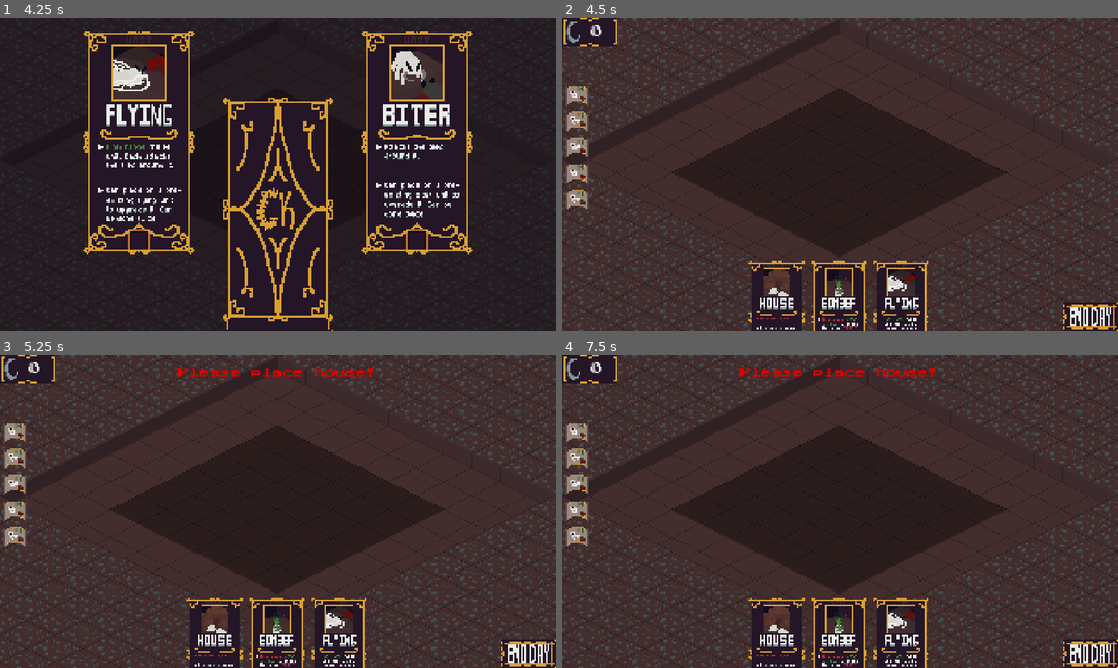
Above: before the commit, frames 1-4 (two rows, left to right).
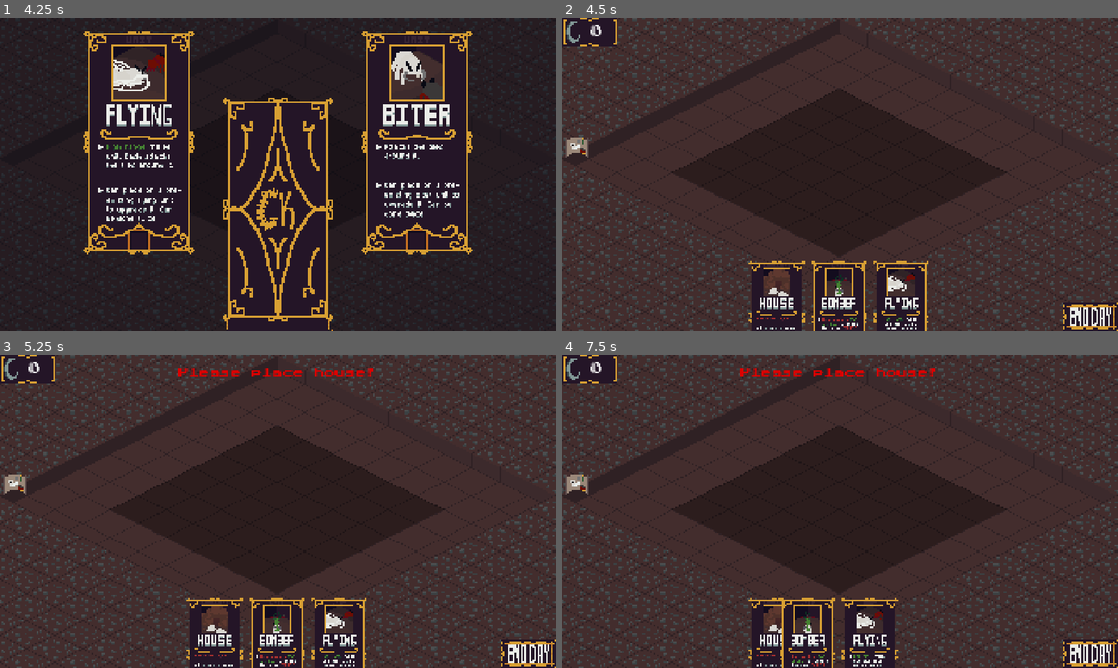
Above: after the commit, the same moments.

Repository: LogCheung/Critterking
Game: Godot game, scene res://World/Scenes/world.tscn
Two runs of this game, one before a commit and one after it. Both use one fixed random seed, a clock stepped at 60 frames per second and the inputs below.
Inputs (mouse positions are in pixels of both pictures, inside the frame that each line leads up to):
- Up to frame 1 (4.25 s): click (500, 58) at 0.5 s; tap Enter (ui_accept) at 1.25, 1.52 s; move the mouse to (400, 158) at 1.27 s; press the mouse at (400, 158) at 1.28 s; release the mouse at (400, 158) at 2 s; click (272, 215) at 2 s; click (139, 143) at 2.77 s; click (272, 215) at 3.5 s
- Up to frame 2 (4.5 s): click (701, 143) at 4.27 s
- Up to frame 3 (5.25 s): click (528, 652) at 5 s
- Up to frame 4 (7.5 s): click (1090, 652) at 5.75 s; click (1090, 652) at 6.5 s; click (778, 655) at 7.27 s

Frame 1 is identical in both runs. In frame 2, 0.8% of the frame differs, in the area x 0-5%, y 21-62%; in frame 3, 0.8%; in frame 4, 4.5%, in the area x 0-66%, y 21-100%.

Commit message:
decree hovers, bugfixes

Diff:
--- a/minibadkings/TileMap/Scenes/tile_world.tscn
+++ b/minibadkings/TileMap/Scenes/tile_world.tscn
@@ -99,9 +99,7 @@
 2:3/0/texture_origin = Vector2i(0, -16)
 2:3/0/terrain_set = 0
 2:3/0/terrain = 0
-2:3/0/terrains_peering_bit/bottom_right_side = 0
-2:3/0/terrains_peering_bit/bottom_left_side = 0
-2:3/0/terrains_peering_bit/top_left_side = 0
+2:3/0/terrains_peering_bit/top_right_side = 0
 3:3/0 = 0
 3:3/0/texture_origin = Vector2i(0, -16)
 3:3/0/terrain_set = 0
@@ -147,7 +145,6 @@
 tile_set = SubResource("TileSet_c7ucq")
 
 [node name="ActiveHover" type="TileMapLayer" parent="."]
-visible = false
 z_index = 1
 tile_set = SubResource("TileSet_jb8ou")
 
--- a/minibadkings/TileMap/Scripts/tile_world.gd
+++ b/minibadkings/TileMap/Scripts/tile_world.gd
@@ -1,5 +1,7 @@
 extends Node2D
 class_name TileWorld
+
+@export var activeDecree : Decree.TYPE
 
 @onready var ground : TileMapLayer = $Ground
 @onready var hover : TileMapLayer = $Hover
@@ -8,6 +10,8 @@
 @onready var active_hover: TileMapLayer = $ActiveHover
 @onready var unit_groups : Array
 
+
+var using_decree : bool
 var wall_tiles : Array
 var start_wall_tiles : Array
 var unit_tiles : Array
@@ -23,7 +27,8 @@
 func _process(delta: float) -> void:
 	for cell in active_hover.get_used_cells():
 		active_hover.set_cell(cell,-1)
-	pass
+	handle_decree()
+	using_decree = activeDecree != Decree.TYPE.NONE
 
 func handle_navigable_cells() -> void:
 	# reset
@@ -135,3 +140,48 @@
 	find_outskirt_tiles()
 	handle_navigable_cells()
 	limit_colliding_walls()
+
+func handle_decree() -> void:
+	# handle size of affected area and action (maybe)
+	var mousePos = get_global_mouse_position()
+	var mouseTile = active_hover.local_to_map(mousePos + Vector2(8,8))
+	var hoveringTiles : Array
+
+	# preconditons
+	if !ground.get_used_cells().has(mouseTile) : return
+
+	# handle hover
+	match activeDecree:
+		Decree.TYPE.NONE:
+			return
+		Decree.TYPE.INSPIRATION, Decree.TYPE.CONSTRUCTION:
+			add_hover_tiles(1,2,mouseTile) # 3x3 area
+		Decree.TYPE.DECARE, Decree.TYPE.DEFENSE, Decree.TYPE.WAR, Decree.TYPE.MASTERY:
+			add_hover_tiles(1,1,mouseTile) # 2x2
+		Decree.TYPE.RECON:
+			# Global
+			pass
+		Decree.TYPE.RENOVATE:
+			# highlight buildings, no hover
+			pass
+		Decree.TYPE.CONSCRIPTION:
+			# highlight buildings, no hover
+			pass
+		Decree.TYPE.INFLUENCE:
+			# Highlight enemy units, no hover
+			pass
+
+	# handle input
+	if using_decree and Input.is_action_just_released("select"):
+		activeDecree = Decree.TYPE.NONE
+
+	if using_decree and Input.is_action_just_released("cancel"):
+		activeDecree = Decree.TYPE.NONE
+
+func add_hover_tiles(from : int, to : int,startPos : Vector2i) -> void:
+	var hoveringTiles : Array
+	for x in range(startPos.x - from,startPos.x + to ):
+		for y in range(startPos.y - from,startPos.y + to ):
+			hoveringTiles.append(Vector2i(x,y))
+
+	active_hover.set_cells_terrain_connect(hoveringTiles,0,0)
--- a/minibadkings/UI/Scenes/decree.tscn
+++ b/minibadkings/UI/Scenes/decree.tscn
@@ -3,15 +3,16 @@
 [ext_resource type="Script" uid="uid://csaqv2adjje2f" path="res://UI/Scripts/decree.gd" id="1_e1hmt"]
 [ext_resource type="Texture2D" uid="uid://sdy5sp6pb1jv" path="res://UI/Assets/decrees/conscriptionIco.png" id="2_l0dgt"]
 
-[node name="Decree" type="Control"]
+[node name="Decree" type="Button"]
 custom_minimum_size = Vector2(32, 26)
-layout_mode = 3
-anchors_preset = 0
 offset_left = -16.0
 offset_top = -16.0
 offset_right = 16.0
 offset_bottom = 10.0
+focus_mode = 0
+flat = true
 script = ExtResource("1_e1hmt")
+type = 4
 
 [node name="ConscriptionIco" type="Sprite2D" parent="."]
 texture = ExtResource("2_l0dgt")
@@ -19,3 +20,4 @@
 
 [connection signal="mouse_entered" from="." to="." method="_on_mouse_entered"]
 [connection signal="mouse_exited" from="." to="." method="_on_mouse_exited"]
+[connection signal="pressed" from="." to="." method="_on_pressed"]
--- a/minibadkings/UI/Scenes/ui.tscn
+++ b/minibadkings/UI/Scenes/ui.tscn
@@ -539,6 +539,7 @@
 offset_bottom = 188.0
 grow_horizontal = 0
 grow_vertical = 2
+mouse_filter = 2
 
 [node name="VBoxContainer" type="VBoxContainer" parent="Decrees"]
 layout_mode = 0
@@ -547,22 +548,11 @@
 offset_right = 34.0
 offset_bottom = 170.00002
 scale = Vector2(2.5, 2.5)
+mouse_filter = 2
 theme_override_constants/separation = 10
 alignment = 1
 
 [node name="Decree" parent="Decrees/VBoxContainer" instance=ExtResource("7_gu1s8")]
-layout_mode = 2
-
-[node name="Decree2" parent="Decrees/VBoxContainer" instance=ExtResource("7_gu1s8")]
-layout_mode = 2
-
-[node name="Decree3" parent="Decrees/VBoxContainer" instance=ExtResource("7_gu1s8")]
-layout_mode = 2
-
-[node name="Decree4" parent="Decrees/VBoxContainer" instance=ExtResource("7_gu1s8")]
-layout_mode = 2
-
-[node name="Decree5" parent="Decrees/VBoxContainer" instance=ExtResource("7_gu1s8")]
 layout_mode = 2
 
 [node name="Hand" type="Control" parent="."]
--- a/minibadkings/UI/Scripts/card.gd
+++ b/minibadkings/UI/Scripts/card.gd
@@ -60,7 +60,7 @@
 
 func handle_drag() -> void:
 	if refreshing :
-		await get_tree().create_timer(.3).timeout
+		await get_tree().create_timer(.05).timeout
 		default_position = position
 		refreshing = false
 		return
@@ -102,6 +102,7 @@
 
 	if Input.is_action_just_pressed("cancel"):
 		set_to_default()
+		ui.refresh_positions()
 
 func set_to_default() -> void:
 	sprite_2d.scale = Vector2(1.0,1.0)
@@ -114,6 +115,7 @@
 
 	selected = false
 	is_under_mouse = false
+
 
 func plop() -> void:
 	tileWorld.handle_navigable_cells()
@@ -143,6 +145,7 @@
 		sprite_2d.scale = Vector2(1.0,1.0)
 		position = default_position
 		selected = false
+		ui.refresh_positions()
 	tileWorld.handle_navigable_cells()
 
 func remove_self() -> void:
@@ -152,7 +155,6 @@
 	selected = false
 	Global.cardsInHand.remove_at(Global.cardsInHand.find(self))
 	queue_free()
-	ui.refresh_positions()
 
 func plop_building() -> void:
 	if type == CARDTYPE.DESTROY :
--- a/minibadkings/UI/Scripts/decree.gd
+++ b/minibadkings/UI/Scripts/decree.gd
@@ -2,15 +2,16 @@
 class_name Decree
 
 enum TYPE  {
-	INSPIRATION, DECARE, RECON, DEFENSE, RENOVATE, WAR,
+	NONE, INSPIRATION, DECARE, RECON, DEFENSE, RENOVATE, WAR,
 	CONSCRIPTION, MASTERY, INFLUENCE, CONSTRUCTION
 }
 
 @export var type : TYPE
 
+@onready var sprite: Sprite2D = $ConscriptionIco
+@onready var tile : TileWorld = get_tree().get_first_node_in_group("TILEWORLD")
+
 var under_mouse : bool = false
-
-@onready var sprite: Sprite2D = $ConscriptionIco
 
 func _ready() -> void:
 	match_sprite()
@@ -22,13 +23,16 @@
 	sprite.material = preload("res://Units/Shaders/houseHighlight.tres")
 	pass # Replace with function body.
 
-
 func _on_mouse_exited() -> void:
 	under_mouse = false
 	sprite.material = null
 	custom_minimum_size /= 1.5
 	sprite.scale = Vector2(1,1)
+
 	pass # Replace with function body.
+
+func _on_pressed() -> void:
+	tile.activeDecree = type
 
 func match_sprite() -> void:
 	match type:
--- a/minibadkings/UI/Scripts/ui.gd
+++ b/minibadkings/UI/Scripts/ui.gd
@@ -25,6 +25,7 @@
 var rolltype : Card.ROLLTYPE
 var extraRolls : int = 0
 var rollingExtraTime : bool = false
+var displaying_cards : bool = false
 
 var dispatchAmt = 0
 var dispatchLimit = 1
@@ -81,6 +82,7 @@
 
 func display_cards(display : bool) -> void:
 	# after deck of cards is clicked and frame 18 of the anim
+	displaying_cards = true
 	var cardSprites = get_tree().get_nodes_in_group("CARD")
 	for card : Card in cardSprites:
 		if !card.for_show : continue
@@ -96,6 +98,7 @@
 	rollArray.pop_front()
 	if rollArray.size() > 0:
 		cards.show()
+		displaying_cards = false
 		return
 
 	cards.hide()
@@ -103,6 +106,7 @@
 	end_turn.show()
 	decrees.show()
 	night_counter.show()
+	displaying_cards = false
 	var container = %Hand.get_child(0) # Hboxcontainer
 	await get_tree().create_timer(.05).timeout
 	for c : Card in container.get_children():
@@ -111,11 +115,7 @@
 
 	if world.dispatchDay: dispatch.show()
 
-	# Add and remove dummy card to refresh positions
-	var hCard : Card = preload("res://UI/Scenes/card.tscn").instantiate()
-	container.add_child(hCard)
-	hCard.set_up()
-	hCard.remove_self()
+	refresh_positions()
 
 func on_game_over() -> void:
 	gameover.show()
@@ -128,6 +128,9 @@
 
 func _on_show_pressed() -> void:
 	# when deck of cards is clicked, show anim will play
+	if displaying_cards : return
+	await get_tree().create_timer(.001).timeout
+
 	if anim.is_playing():return
 	rolltype = rollArray.front()
 	%Shuffle.play()
@@ -246,6 +249,12 @@
 			c.queue_free()
 
 func refresh_positions() -> void:
+	# Add and remove dummy card to refresh positions
+	var hCard : Card = preload("res://UI/Scenes/card.tscn").instantiate()
+	hand.get_child(0).add_child(hCard)
+	hCard.set_up()
+	hCard.remove_self()
+
 	var cardsInHand = hand.get_child(0).get_children()
 	for c : Card in cardsInHand:
 		c.set_up()
--- a/minibadkings/Units/Scripts/group.gd
+++ b/minibadkings/Units/Scripts/group.gd
@@ -77,6 +77,7 @@
 		queue_free()
 
 func terminate() -> void:
+	if selected == true: Engine.time_scale = 1
 	for unit in unitsArray:
 		unit.process_mode = Node.PROCESS_MODE_DISABLED
 	for unit in unitsArray:
--- a/minibadkings/Units/Scripts/unit_group.gd
+++ b/minibadkings/Units/Scripts/unit_group.gd
@@ -29,6 +29,7 @@
 var is_under_mouse : bool = false
 
 func _on_select_area_mouse_entered() -> void:
+	if tileWorld.using_decree : return
 	if !world.is_combat_phase: return
 	is_under_mouse = true
 	for unit : Ally in unitsArray:
@@ -45,6 +46,7 @@
 			return
 		unit.unselected.emit()
 func _input(event: InputEvent) -> void:
+	if tileWorld.using_decree : return
 	if !world.is_combat_phase: return
 	if event.is_action_pressed("select") and selected:
 		Engine.time_scale = 1
@@ -64,6 +66,7 @@
 			global_position = pos
 			tileWorld.handle_navigable_cells()
 func _on_select_area_input_event(viewport: Node, event: InputEvent, shape_idx: int) -> void:
+	if tileWorld.using_decree : return
 	if !world.is_combat_phase: return
 	if event.is_action_pressed("select"):
 		if is_under_mouse:
--- a/minibadkings/World/Scripts/world.gd
+++ b/minibadkings/World/Scripts/world.gd
@@ -42,6 +42,7 @@
 	enemy_parties = 3
 	upgraded_parties = 0
 	dispatchDay = false
+	tileWorld.activeDecree = Decree.TYPE.NONE
 	Global.nights = 0
 	Global.expansions = 0
 	Global.cardsInHand.clear()
@@ -215,6 +216,7 @@
 	if is_combat_phase == false : return
 	ui.rollArray.append(Card.ROLLTYPE.GENERAL)
 	start_day()
+	tileWorld.activeDecree = Decree.TYPE.NONE
 
 func start_day() -> void:
 	ui.crtr_night.stop()
@@ -226,6 +228,7 @@
 	check_nights()
 	# start upgrade sequence
 	is_combat_phase = false
+
 	ui.cards.show()
 
 	# convert units to cards
